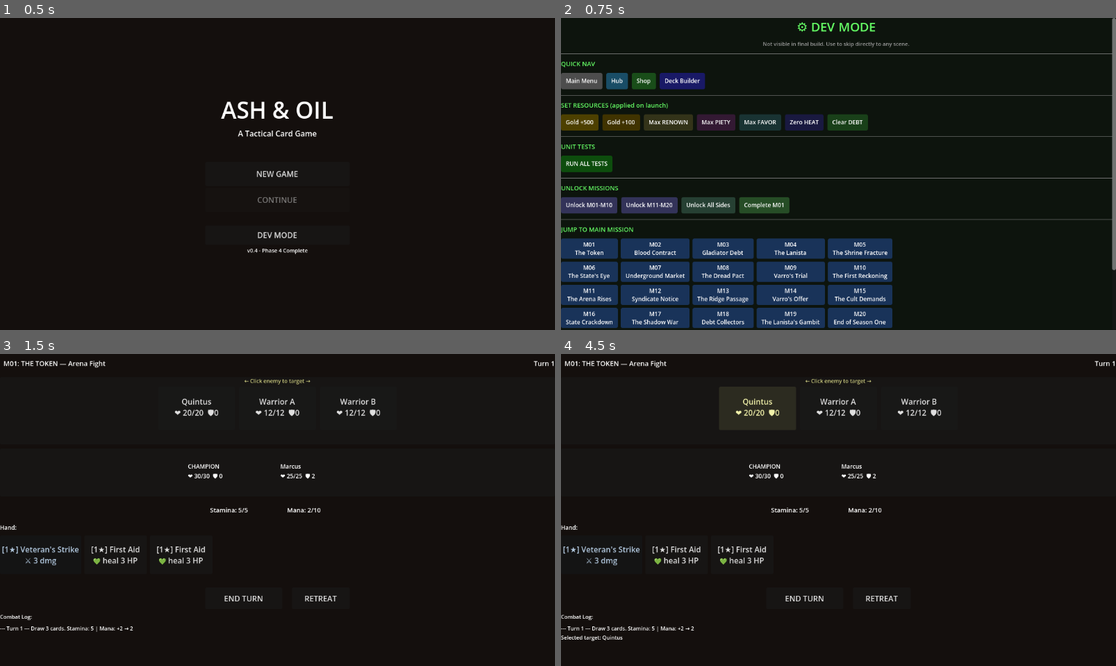
Above: before the commit, frames 1-4 (two rows, left to right).
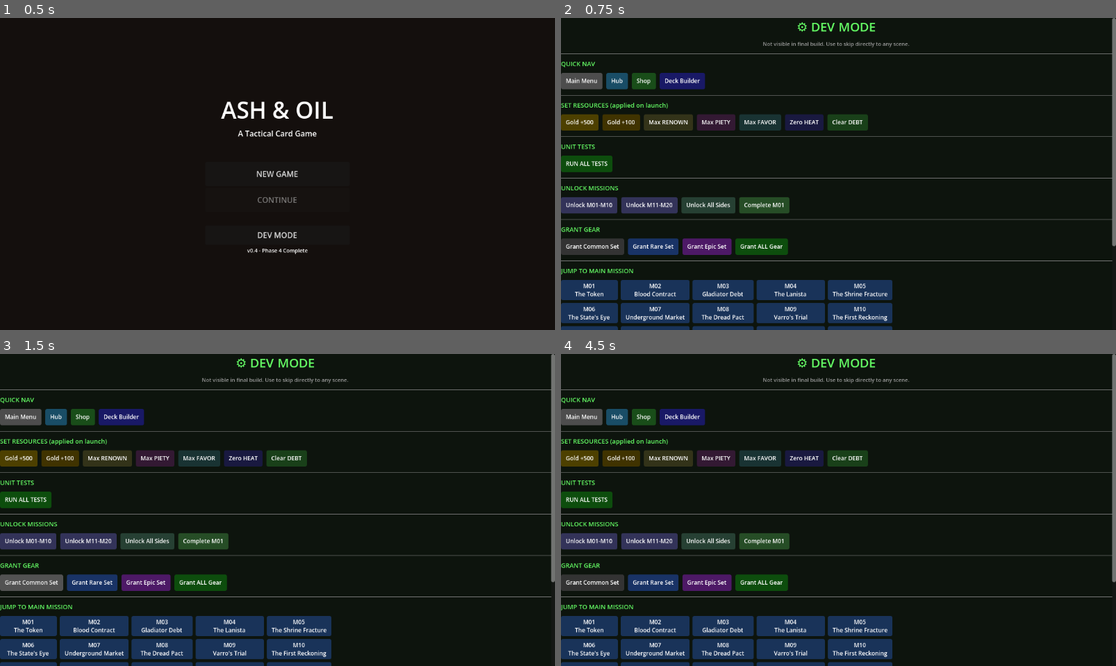
Above: after the commit, the same moments.

Repository: StoveGodCooks/ash-oil
Game: Godot game, scene res://scenes/Main.tscn
Same seed, same stepped clock (60 frames per second), same inputs: the game is played once before the commit and once after it.
Inputs (mouse positions are in pixels of both pictures, inside the frame that each line leads up to):
- Up to frame 1 (0.5 s): no input
- Up to frame 2 (0.75 s): click "DEV MODE" at 0.5 s
- Up to frame 3 (1.5 s): click (33, 581) at 1.25 s, where only the run after the commit has a clickable "Grant Common Set"
- Up to frame 4 (4.5 s): click (655, 581) at 2 s, where only the run after the commit has a clickable "Grant Rare Set"; click (705, 581) at 2.75 s, where only the run after the commit has a clickable "Grant Epic Set"; click (760, 581) at 3.5 s, where only the run after the commit has a clickable "Grant ALL Gear"; click (755, 407) at 4.25 s, where only the run before the commit has a clickable "Quintus ❤ 20/20 🛡0"

Frame 1 is identical in both runs. In frame 2, 12% of the frame differs, in the area x 0-100%, y 67-100%; in frame 3, 21%; in frame 4, 23%, in the area x 0-100%, y 0-100%.

Commit message:
feat: add gear to shop and DevMenu gear grant tools
ShopUI.gd:
- Add GEAR FOR SALE section below cards
- All 24 gear pieces listed, sorted by slot then rarity
- Rarity color coding: purple=epic, blue=rare, grey=common
- Owned pieces show disabled OWNED button
- Purchase calls GameState.spend_gold() + add_gear(), refreshes on buy

DevMenu.gd:
- Add GRANT GEAR section with 4 buttons
- Grant Common Set / Grant Rare Set / Grant Epic Set / Grant ALL Gear
- Iterates CardManager.gear_data by rarity tier

Co-Authored-By: Claude Haiku 4.5 <noreply@anthropic.com>

Diff:
--- a/scripts/ui/DevMenu.gd
+++ b/scripts/ui/DevMenu.gd
@@ -84,6 +84,18 @@
 
 	vbox.add_child(_sep())
 
+	# ── Grant Gear ──
+	_section(vbox, "GRANT GEAR")
+	var gear_row = HBoxContainer.new()
+	gear_row.add_theme_constant_override("separation", 8)
+	vbox.add_child(gear_row)
+	gear_row.add_child(_btn("Grant Common Set", Color(0.2, 0.2, 0.2),   func(): _grant_gear_tier("common")))
+	gear_row.add_child(_btn("Grant Rare Set",   Color(0.1, 0.2, 0.4),   func(): _grant_gear_tier("rare")))
+	gear_row.add_child(_btn("Grant Epic Set",   Color(0.3, 0.1, 0.4),   func(): _grant_gear_tier("epic")))
+	gear_row.add_child(_btn("Grant ALL Gear",   Color(0.05, 0.3, 0.05), func(): _grant_all_gear()))
+
+	vbox.add_child(_sep())
+
 	# ── Main Missions ──
 	_section(vbox, "JUMP TO MAIN MISSION")
 	var main_grid = GridContainer.new()
@@ -192,6 +204,16 @@
 	vbox.add_child(close_btn)
 
 	dialog.popup_centered()
+
+func _grant_gear_tier(rarity: String) -> void:
+	for gear_id in CardManager.gear_data:
+		var g = CardManager.get_gear(gear_id)
+		if g.get("rarity", "") == rarity:
+			GameState.add_gear(gear_id)
+
+func _grant_all_gear() -> void:
+	for gear_id in CardManager.gear_data:
+		GameState.add_gear(gear_id)
 
 func _unlock_sides() -> void:
 	for sid in ["S01","S02","S03","S04","S05","S06","S07","S08","S09","S10","S11","S12","S13","S14","S15"]:
--- a/scripts/ui/ShopUI.gd
+++ b/scripts/ui/ShopUI.gd
@@ -3,6 +3,7 @@
 
 var shop_pool: Array = []
 var card_rows: VBoxContainer
+var gear_rows: VBoxContainer
 var gold_label: Label
 var msg_label: Label
 
@@ -68,6 +69,22 @@
 
 	var sep2 = HSeparator.new()
 	vbox.add_child(sep2)
+
+	# Gear section header
+	var gear_title = Label.new()
+	gear_title.text = "GEAR FOR SALE"
+	gear_title.add_theme_font_size_override("font_size", 18)
+	gear_title.add_theme_color_override("font_color", Color(0.9, 0.75, 0.4))
+	gear_title.horizontal_alignment = HORIZONTAL_ALIGNMENT_CENTER
+	vbox.add_child(gear_title)
+
+	gear_rows = VBoxContainer.new()
+	gear_rows.add_theme_constant_override("separation", 6)
+	vbox.add_child(gear_rows)
+	_build_gear_rows()
+
+	var sep3 = HSeparator.new()
+	vbox.add_child(sep3)
 
 	# Back button
 	var back_btn = _make_button("← BACK TO HUB", Color(0.25, 0.1, 0.1))
@@ -156,6 +173,93 @@
 	btn.custom_minimum_size = Vector2(0, 32)
 	return btn
 
+func _build_gear_rows() -> void:
+	for child in gear_rows.get_children():
+		child.queue_free()
+
+	# Sort gear: weapon → armor → accessory, then common → rare → epic
+	var slot_order = ["weapon", "armor", "accessory"]
+	var rarity_order = ["common", "rare", "epic"]
+	var sorted_ids = []
+	for slot in slot_order:
+		for rarity in rarity_order:
+			for gear_id in CardManager.gear_data:
+				var g = CardManager.get_gear(gear_id)
+				if g.get("slot", "") == slot and g.get("rarity", "") == rarity:
+					sorted_ids.append(gear_id)
+
+	if sorted_ids.is_empty():
+		var empty = Label.new()
+		empty.text = "No gear available."
+		empty.add_theme_color_override("font_color", Color(0.5, 0.5, 0.5))
+		gear_rows.add_child(empty)
+		return
+
+	for gear_id in sorted_ids:
+		var g = CardManager.get_gear(gear_id)
+		var price = g.get("cost", 50)
+		var owned = gear_id in GameState.gear_inventory
+
+		var row = HBoxContainer.new()
+		row.add_theme_constant_override("separation", 10)
+		gear_rows.add_child(row)
+
+		# Build stat string
+		var stat_parts = []
+		if g.get("damage", 0) != 0: stat_parts.append("%+ddmg" % g["damage"])
+		if g.get("armor", 0)  != 0: stat_parts.append("%+darm" % g["armor"])
+		if g.get("hp", 0)     != 0: stat_parts.append("%+dHP"  % g["hp"])
+		if g.get("speed", 0)  != 0: stat_parts.append("%+dspd" % g["speed"])
+		var stats_str = " (%s)" % ", ".join(stat_parts) if stat_parts.size() > 0 else ""
+
+		var info = Label.new()
+		info.text = "%s %s  [%s]%s  %s — %dg" % [
+			_gear_slot_icon(g.get("slot", "")),
+			g.get("name", gear_id),
+			g.get("rarity", "?"),
+			stats_str,
+			g.get("effect_desc", ""),
+			price
+		]
+		info.add_theme_font_size_override("font_size", 11)
+		info.add_theme_color_override("font_color", _gear_rarity_color(g.get("rarity", "")))
+		info.size_flags_horizontal = Control.SIZE_EXPAND_FILL
+		info.autowrap_mode = TextServer.AUTOWRAP_WORD
+		row.add_child(info)
+
+		var buy_btn: Button
+		if owned:
+			buy_btn = _make_button("OWNED", Color(0.15, 0.15, 0.15))
+			buy_btn.disabled = true
+		else:
+			buy_btn = _make_button("BUY %dg" % price, Color(0.1, 0.25, 0.35))
+			buy_btn.disabled = GameState.gold < price
+			buy_btn.pressed.connect(_on_buy_gear.bind(gear_id, price))
+		row.add_child(buy_btn)
+
+func _on_buy_gear(gear_id: String, price: int) -> void:
+	if GameState.spend_gold(price):
+		GameState.add_gear(gear_id)
+		var g = CardManager.get_gear(gear_id)
+		msg_label.text = "Purchased %s!" % g.get("name", gear_id)
+		_refresh_gold()
+		_build_gear_rows()
+	else:
+		msg_label.text = "Not enough gold."
+
+func _gear_slot_icon(slot: String) -> String:
+	match slot:
+		"weapon":    return "⚔"
+		"armor":     return "🛡"
+		"accessory": return "💍"
+		_:           return "?"
+
+func _gear_rarity_color(rarity: String) -> Color:
+	match rarity:
+		"epic":   return Color(0.8, 0.5, 1.0)
+		"rare":   return Color(0.4, 0.8, 1.0)
+		_:        return Color(0.8, 0.8, 0.8)
+
 func _make_style(color: Color) -> StyleBoxFlat:
 	var s = StyleBoxFlat.new()
 	s.bg_color = color
